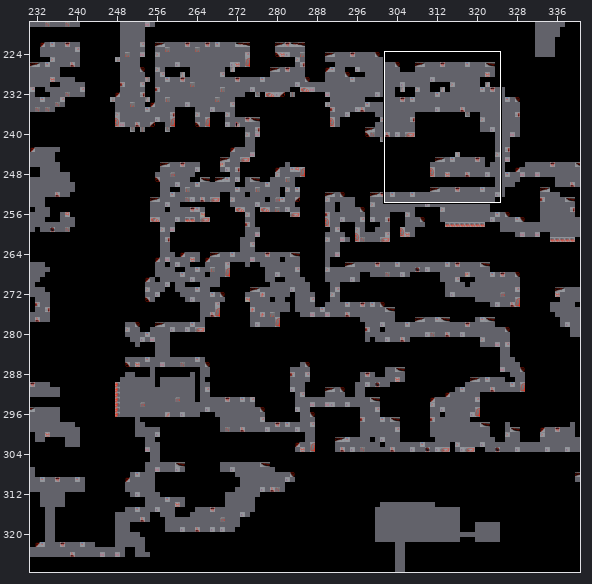
An edit to a level. Tiled map, TheCave.tmx. The picture above shows the old version from afar; the outline marks the close-up.
Close-up. As it was:
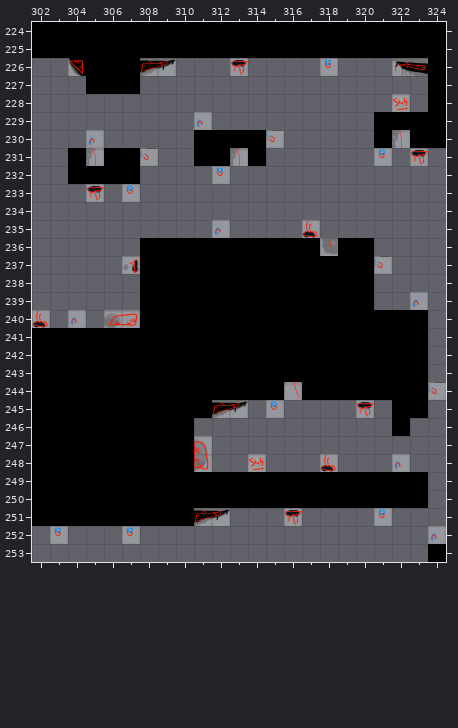
Cells are 120x120 px. Shown: x 302..324, y 224..253. The commit also changed other parts of the map, which this record leaves out.
After the commit:
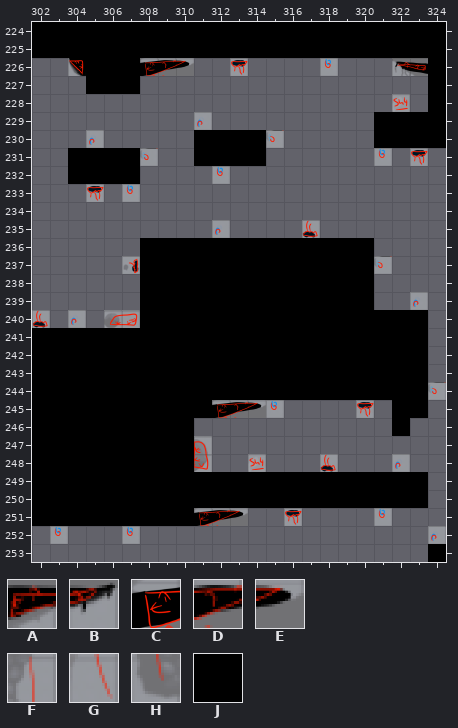
Key: from "UpperCave.ObjectTiles": A 60, B 61, C 65, D 66, E 67, F 119, G 127, H 128; from "UpperCave.Tiles": J 12.
_ is an empty cell.
See-through tiles are keyed as they look on the map.
Difference:
Layer "Level":
The author changed tile F to tile J in row 230 at x 322; in row 231 at x 305 and 313.
The author changed tile G to tile J in row 244 at x 316.
The author changed tile H to tile J in row 236 at x 318.
Layer "Objects":
The author changed tile A to tile C in row 226 at x 308; in row 245 at x 312; in row 251 at x 311.
The author changed tile B to tile D in row 226 at x 309; in row 245 at x 313; in row 251 at x 312.
Tile E now appears in row 226 at x 310; in row 245 at x 314; in row 251 at x 313.
Where, in picture pixels (left, top, right, bottom), the same in both close-ups:
changed: (140, 58, 194, 76)
changed: (392, 130, 410, 148)
changed: (86, 148, 104, 166)
changed: (230, 148, 248, 166)
changed: (320, 238, 338, 256)
changed: (284, 382, 302, 400)
changed: (212, 400, 266, 418)
changed: (194, 508, 248, 526)
